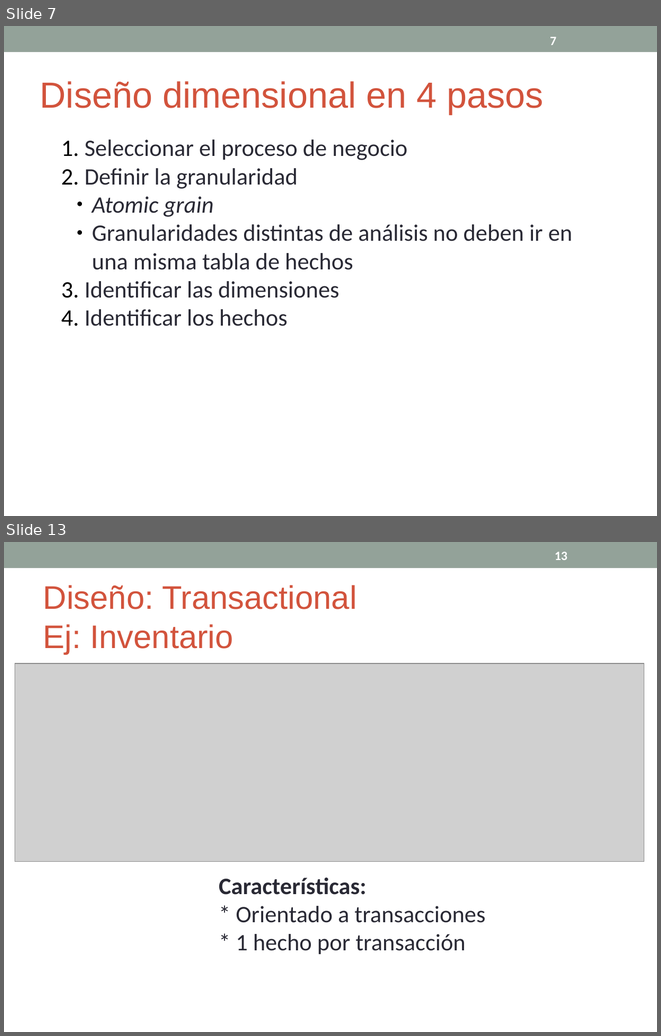
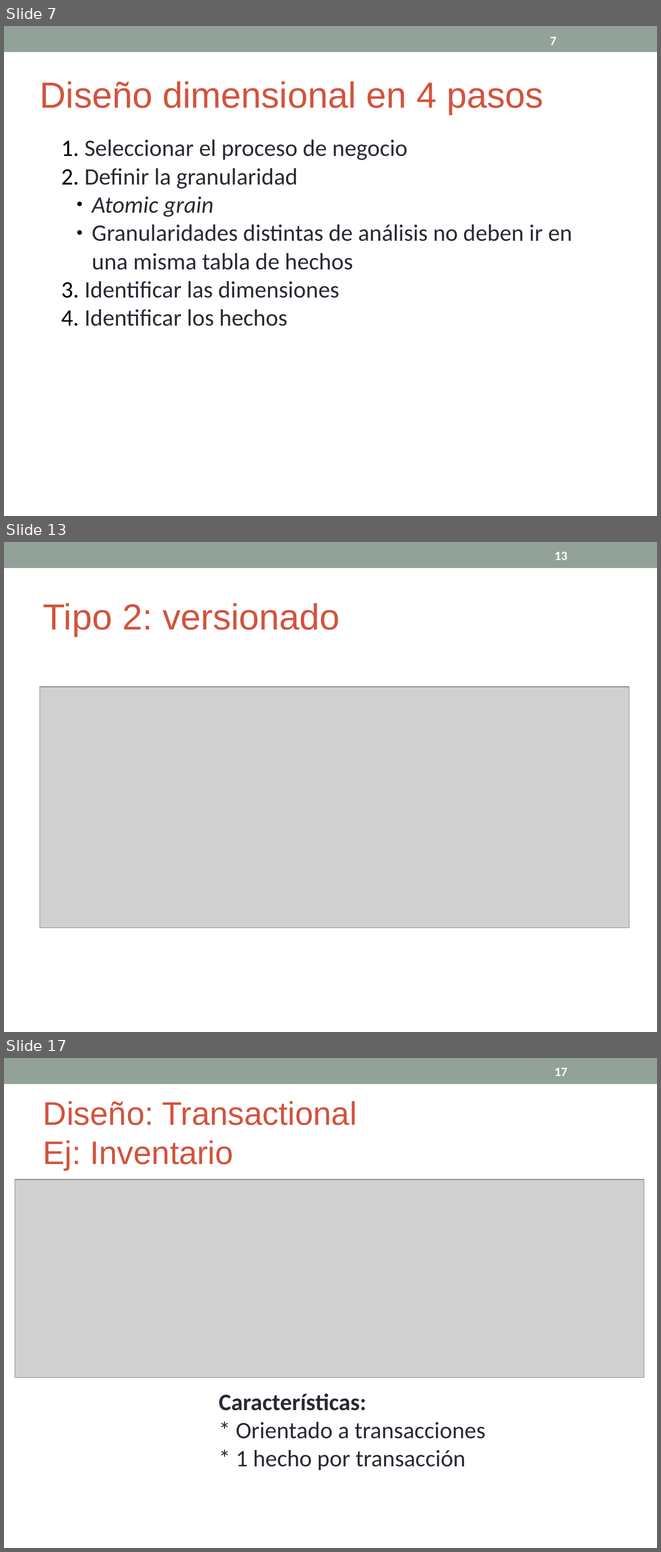
Before and after one commit to cdsparaguay/cursodwh, a slide deck: clases/DWH_Clase02.ppt. Shown one above the other, each under a label of ours: slides 7 and 13 before the commit, slides 7, 13 and 17 after it; the slides between them are not shown. The pictures are 661x1036 and 661x1552 pixels, drawn with LibreOffice and Linux fonts; fonts in the diff are those of the drawing; grey boxes stand for pictures. Boxes give left, top, right and bottom in pixels: in the first picture for what was removed or moved away, otherwise in the second. Text is boxed around its words. In the diff, an @@ line names an element or a change of style, - is before the commit and + after.

```diff
--- a/clases/DWH_Clase02.ppt
+++ b/clases/DWH_Clase02.ppt
@@ slide 13 added at [4,542,657,1032], background #FFFFFF; not listed: 1 template element that a slide beside it also shows @@
@@ page number added at [555,552,567,560], 14 pt, text #FFFFFF, bold @@
+13
@@ text added at [43,603,340,636], 40 pt, text #D2533C @@
+Tipo 2: versionado
@@ picture added at [40,687,629,928] @@
@@ what was slide 13 is now slide 17 @@
@@ page number at [555,1068,567,1076]: text changed @@
-13
+17
```
Also in this commit, not shown: 2 slides changed, 3 other slides added, 1 other file.
